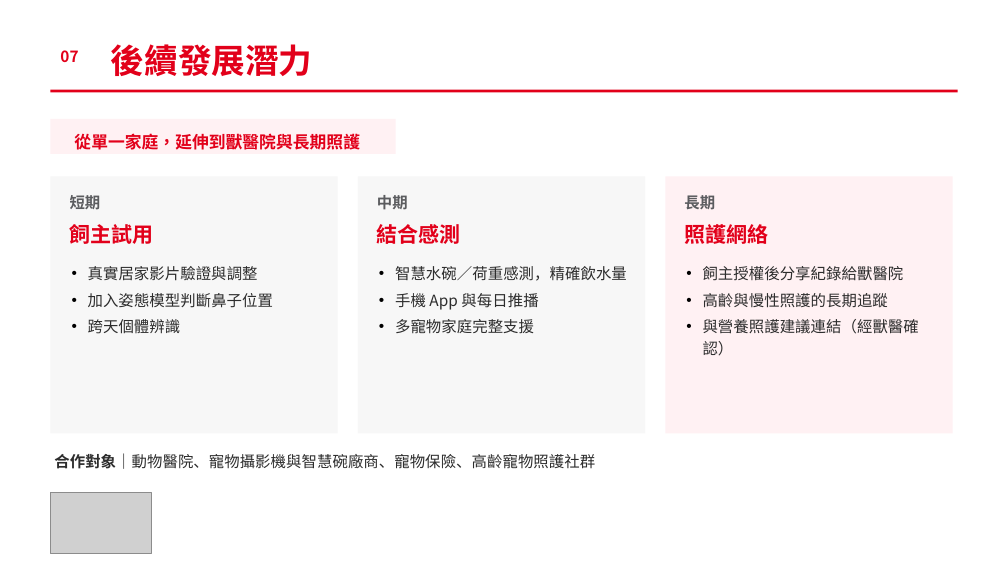
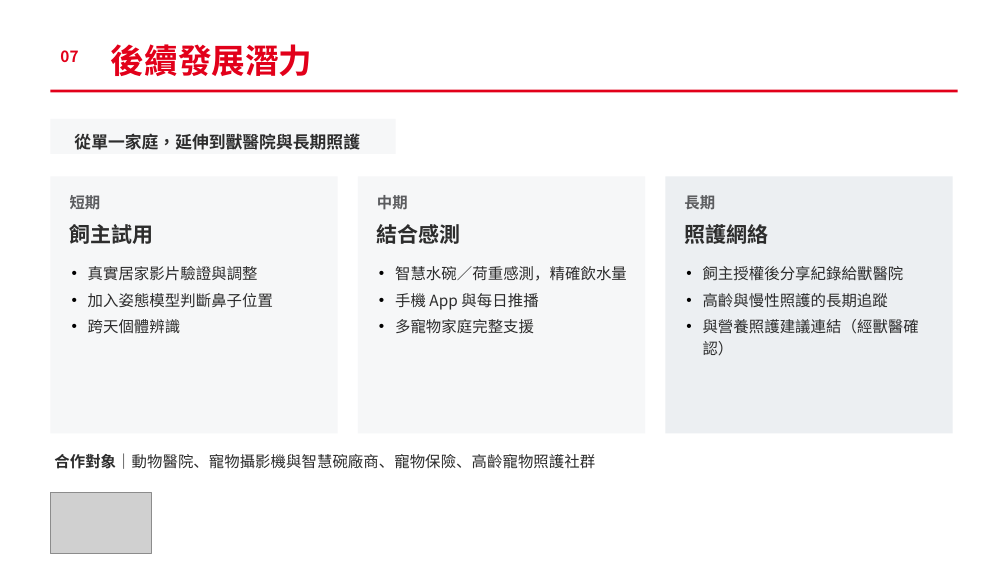
Before and after one commit to ammieliu-jpg/AI_animal, a slide deck: slide 15 of docs/proposal/PetSentinel_proposal.pptx. Drawn at 1008x567 pixels with LibreOffice and Linux fonts; fonts in the diff are those of the drawing; grey boxes stand for pictures. Boxes give left, top, right and bottom in pixels: in the first picture for what was removed or moved away, otherwise in the second. Text is boxed around its words. In the diff, an @@ line names an element or a change of style, - is before the commit and + after.

```diff
--- a/docs/proposal/PetSentinel_proposal.pptx
+++ b/docs/proposal/PetSentinel_proposal.pptx
@@ rectangle at bbox=[50, 119, 395, 154]: fill #FFF1F3 to #F6F7F8 @@
@@ rectangle at bbox=[50, 176, 338, 433]: fill #F7F7F7 to #F6F7F8 @@
@@ rectangle at bbox=[358, 176, 645, 433]: fill #F7F7F7 to #F6F7F8 @@
@@ rectangle at bbox=[665, 176, 953, 433]: fill #FFF1F3 to #ECEFF2 @@
@@ text colour #E2001A to #2D2D2D in 4 elements at bbox=[74, 133, 360, 150], bbox=[70, 224, 154, 244], bbox=[377, 224, 461, 244], bbox=[684, 221, 768, 247] @@
```
Also in this commit, not shown: 14 other slides changed, 2 other files.
